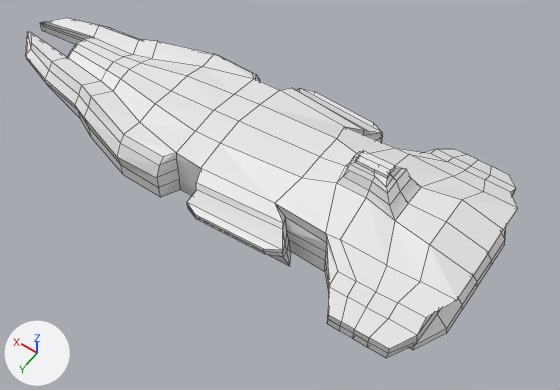
What one commit did to the Blender file branches/ships/ship_two/ship_battle_cruiser.blend.
The view is the same before and after, from a 50 mm camera at (-9.34, 11.54, 16.76) aimed at (-1.35, 0.36, -0.8). Arrows for +X, +Y and +Z are at lower left; the lights stay in place. Mesh edges are drawn as thin lines. Materials are left out; every surface is plain grey.

The scene before the commit, as lines of its bpy script (objects in view):
```python
me_cube_001 = bpy.data.meshes.new('Cube.001')
me_cube_001.from_pydata(...)  # 223 vertices, 202 faces; spans x -7.4..8.8, y -3.3..0.0, z -1.7..2.1
# before: 114 (-2.7, -2.1, 0.6) at pixel (369, 131), 115 (0.0, -2.3, 0.5) at pixel (295, 90)
ob_cube = bpy.data.objects.new('Cube', me_cube_001)
ob_cube.location = (0.0, 0.0, 0.0)
_m = ob_cube.modifiers.new('Mirror', 'MIRROR')
_m.use_axis = (False, True, False)
_m.use_clip = True
```
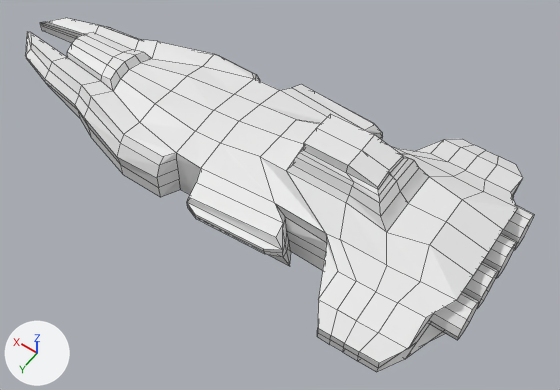
Scene script edits in JSON lines:
```json
{"block": "me_cube_001", "where": "# used by ob_cube; location = (0.0, 0.0, 0.0)"}
{"block": "me_cube_001", "where": "# verts and faces of me_cube_001; kept vertices keep their numbers, new ones are numbered from 223"}
{"op": "remove", "block": "me_cube_001", "code": "me_cube_001.from_pydata(...)  # 223 vertices, 202 faces; spans x -7.4..8.8, y -3.3..0.0, z -1.7..2.1"}
{"op": "add", "block": "me_cube_001", "code": "me_cube_001.from_pydata(...)  # 230 vertices, 209 faces; spans x -7.4..8.8, y -3.7..0.0, z -1.7..2.3"}
{"block": "me_cube_001", "change": "me_cube_001 part 1"}
{"block": "me_cube_001", "change": "4 vertices are removed from x -4.1..5.2, y -0.4..0.0, z 0.5..2.1"}
{"block": "me_cube_001", "change": "9 faces are deleted"}
{"block": "me_cube_001", "change": "4 vertices in x -3.4..-2.4, y 0.0, z 1.2..1.8 move by (1.3, 0.0, 0.0)"}
{"block": "me_cube_001", "change": "21 vertices move from x -5.1..-2.4, y -0.8..0.0, z 1.2..2.1 to x -5.1..-1.0, y -1.1..0.0, z 1.1..2.3"}
{"block": "me_cube_001", "change": "11 vertices are added at x -3.6..6.7, y -0.7..0.0, z 0.6..2.3"}
{"block": "me_cube_001", "change": "16 new faces join them"}
{"block": "me_cube_001", "change": "me_cube_001 part 2"}
{"block": "me_cube_001", "change": "15 vertices in x -6.9..-4.9, y -3.3..-2.6, z -0.4..0.5 move by (0.0, -0.4, 0.0)"}
{"block": "me_cube_001", "change": "11 vertices in x -6.6..-4.5, y -3.2..-2.6, z -0.4..0.5 move by (0.0, -0.5, 0.0)"}
{"block": "me_cube_001", "change": "me_cube_001 part 3"}
{"op": "add", "block": "me_cube_001", "code": "verts[114] = (-2.7, -2.4, 0.6)  # moved, pixel (374, 124)"}
{"op": "add", "block": "me_cube_001", "code": "verts[115] = (0.0, -2.6, 0.5)  # moved, pixel (301, 84)"}
{"op": "add", "block": "me_cylinder", "code": ["me_cylinder = bpy.data.meshes.new('Cylinder')", "me_cylinder.from_pydata(...)  # a 12-sided cylinder along z spanning x -1.0..1.0, y -1.0..1.0, z -1.0..1.0"]}
{"op": "add", "block": "ob_battleship_booster", "code": ["ob_battleship_booster = bpy.data.objects.new('Battleship Booster', me_cylinder)", "ob_battleship_booster.location = (-7.17, -1.72, 0.17)", "ob_battleship_booster.rotation_euler = (1.571, 0.0, 1.571)  # degrees (90, 0, 90)", "ob_battleship_booster.scale = (0.534, 0.534, 0.534)", "_m = ob_battleship_booster.modifiers.new('Array', 'ARRAY')", "_m.count = 4", "_m.constant_offset_displace = (0.0, 0.0, 0.0)"]}
```

Boxes (x1, y1, x2, y2) around the edits, measured in the pictures (560 x 390 px; the box of a moved part takes in the faces that stretch with it):
```json
{"object": "Cube", "change": "reshaped", "before": [25, 18, 517, 358], "after": [25, 18, 523, 372]}
{"object": "Battleship Booster", "change": "added", "after": [430, 205, 534, 340]}
{"part": 1, "of": "me_cube_001", "change": "built on", "before": [68, 37, 484, 281], "after": [67, 32, 484, 281]}
{"part": 2, "of": "me_cube_001", "change": "moved or reshaped", "before": [325, 149, 516, 358], "after": [317, 139, 523, 372]}
{"part": 3, "of": "me_cube_001", "change": "moved or reshaped", "before": [187, 89, 382, 250], "after": [187, 84, 383, 250]}
```
